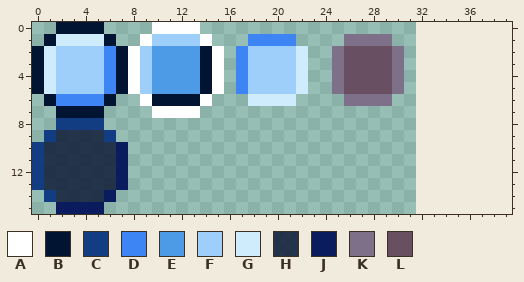
Pixel-art file, stored at addons/mds_ui/simple-pixel-art/simple-pixel-art.aseprite. Above is the file before it was changed.
32x16 pixels, 1 frame. The old version is drawn lined up with the new one, on the new canvas.
Palette (. is transparent): A #ffffff  B #011532  C #0e3981f7  D #3d84f5  E #4d9be6  F #9ecefa  G #cfecfc  H #050f2ec8  J #0a1b5e  K #7f708a  L #694f62
Pixels before, first column x 0:
 0 ..BBBB....AAAA.................
 1 .BGGGGB..AFFFFA...DDDD....KKKK.
 2 BGFFFFDBAFEEEEBA.DFFFFG..KLLLLK
 3 BGFFFFDBAFEEEEBA.DFFFFG..KLLLLK
 4 BGFFFFDBAFEEEEBA.DFFFFG..KLLLLK
 5 BGFFFFDBAFEEEEBA.DFFFFG..KLLLLK
 6 .BDDDDB..ABBBBA...GGGG....KKKK.
 7 ..BBBB....AAAA.................
 8 ..CCCC.........................
 9 .CHHHHC........................
10 CHHHHHHJ.......................
11 CHHHHHHJ.......................
12 CHHHHHHJ.......................
13 CHHHHHHJ.......................
14 .CHHHHJ........................
15 ..JJJJ.........................
The same view after the edit:
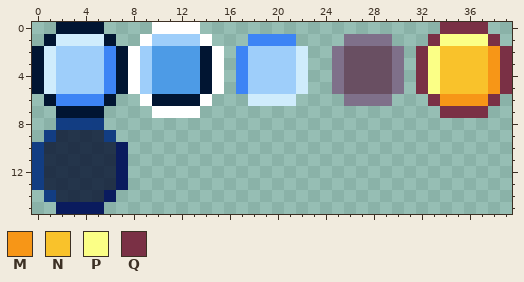
Colours new in this view: M #f79617  N #f9c22b  P #fbff86  Q #7a3045
Diff:
canvas 32x16 -> 40x16
y 0: x 34..37 .... -> QQQQ
y 1: x 33..38 ...... -> QPPPPQ
y 2..5: x 32..39 ........ -> QPNNNNMQ
y 6: x 33..38 ...... -> QMMMMQ
y 7: x 34..37 .... -> QQQQ
Boxes around the changes in both pictures, in picture pixels (x1, y1, x2, y2):
added: (416, 22, 512, 118)
